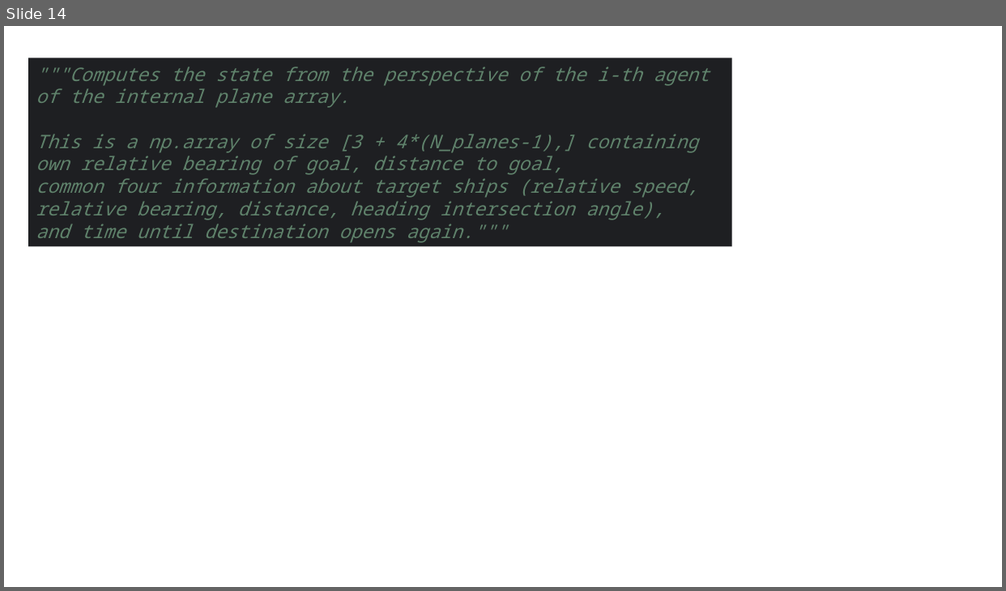
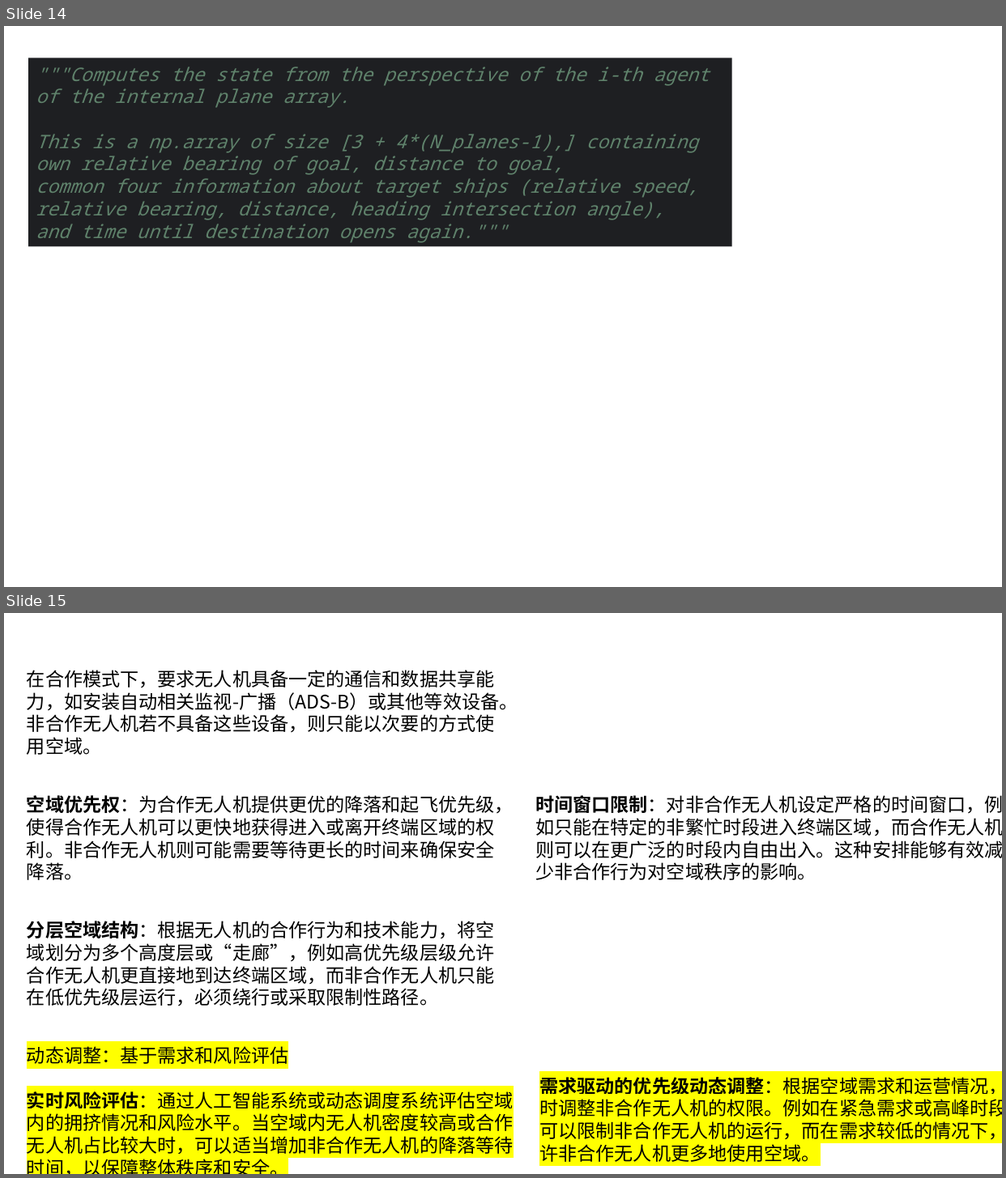
Before and after one commit to Wangjubo888/AAP_article, a slide deck: 汇报/组会汇报.pptx. Shown one above the other, each under a label of ours: slide 14 before the commit, slides 14 and 15 after it. The pictures are 1006x591 and 1006x1178 pixels, drawn with LibreOffice and Linux fonts; fonts in the diff are those of the drawing. Boxes give left, top, right and bottom in pixels: in the first picture for what was removed or moved away, otherwise in the second. Text is boxed around its words. In the diff, an @@ line names an element or a change of style, - is before the commit and + after.

Commit message:
1105

```diff
--- a/汇报/组会汇报.pptx
+++ b/汇报/组会汇报.pptx
@@ slide 15 added at box(4, 613, 1002, 1174), background #FFFFFF @@
@@ text added at box(27, 670, 518, 755), 18 pt, text #000000 @@
+在合作模式下，要求无人机具备一定的通信和数据共享能力，如安装自动相关监视-广播（ADS-B）或其他等效设备。非合作无人机若不具备这些设备，则只能以次要的方式使用空域。
@@ text added at box(27, 795, 513, 880), 18 pt, text #000000 @@
+空域优先权：为合作无人机提供更优的降落和起飞优先级，使得合作无人机可以更快地获得进入或离开终端区域的权利。非合作无人机则可能需要等待更长的时间来确保安全降落。
@@ text added at box(535, 795, 1002, 880), 18 pt, text #000000 @@
+时间窗口限制：对非合作无人机设定严格的时间窗口，例如只能在特定的非繁忙时段进入终端区域，而合作无人机则可以在更广泛的时段内自由出入。这种安排能够有效减少非合作行为对空域秩序的影响。
@@ text added at box(27, 921, 494, 1007), 18 pt, text #000000 @@
+分层空域结构：根据无人机的合作行为和技术能力，将空域划分为多个高度层或“走廊”，例如高优先级层级允许合作无人机更直接地到达终端区域，而非合作无人机只能在低优先级层运行，必须绕行或采取限制性路径。
@@ text added at box(27, 1046, 288, 1064), 18 pt, text #000000 @@
+动态调整：基于需求和风险评估
@@ text added at box(27, 1092, 513, 1154), 18 pt, text #000000 @@
+实时风险评估：通过人工智能系统或动态调度系统评估空域内的拥挤情况和风险水平。当空域内无人机密度较高或合作无人机占比较大时，可以适当增加非合作无人机的降落等待时间，以保障整体秩序和安全。
@@ text added at box(539, 1077, 1002, 1162), 18 pt, text #000000 @@
+需求驱动的优先级动态调整：根据空域需求和运营情况，实时调整非合作无人机的权限。例如在紧急需求或高峰时段，可以限制非合作无人机的运行，而在需求较低的情况下，允许非合作无人机更多地使用空域。
```
